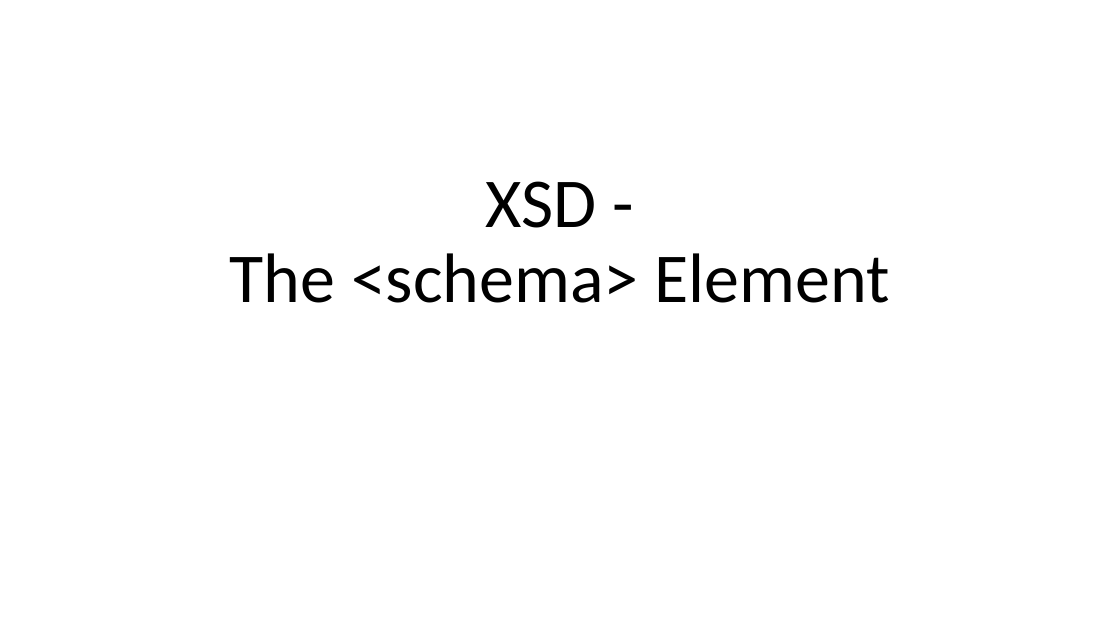
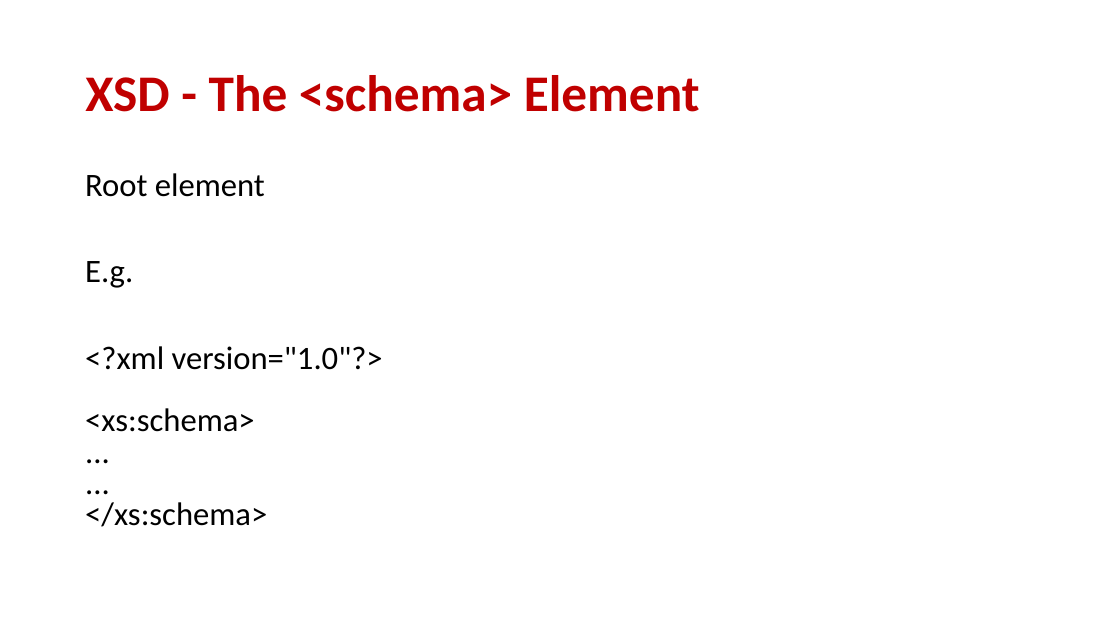
Before and after one commit to donkhan/msc, a slide deck: slide 7 of WebTechnology/XML/Lect_2_XML_Schema.ppt. Drawn at 1120x630 pixels with LibreOffice and Linux fonts; fonts in the diff are those of the drawing. Boxes give left, top, right and bottom in pixels: in the first picture for what was removed or moved away, otherwise in the second. Text is boxed around its words. In the diff, an @@ line names an element or a change of style, - is before the commit and + after.

Commit message:
updated

```diff
--- a/WebTechnology/XML/Lect_2_XML_Schema.ppt
+++ b/WebTechnology/XML/Lect_2_XML_Schema.ppt
@@ title "XSD - The <schema> Element": place and size @@
-title "XSD - The <schema> Element" at (230,181,890,303)
+title "XSD - The <schema> Element" at (85,75,700,112)
@@ title "XSD - The <schema> Element" at (85,75,700,112): size 60 to 44 pt, text colour #000000 to #C00000, bold on; alignment centre to left; vertical alignment bottom to middle @@
@@ text added at (85,173,383,527), 28 pt, text #000000 @@
+Root element
+E.g.
+<?xml version="1.0"?>
+<xs:schema>
+...
+...
+</xs:schema>
```
Also in this commit, not shown: 17 other slides changed, 19 slides added, 19 slides removed.
